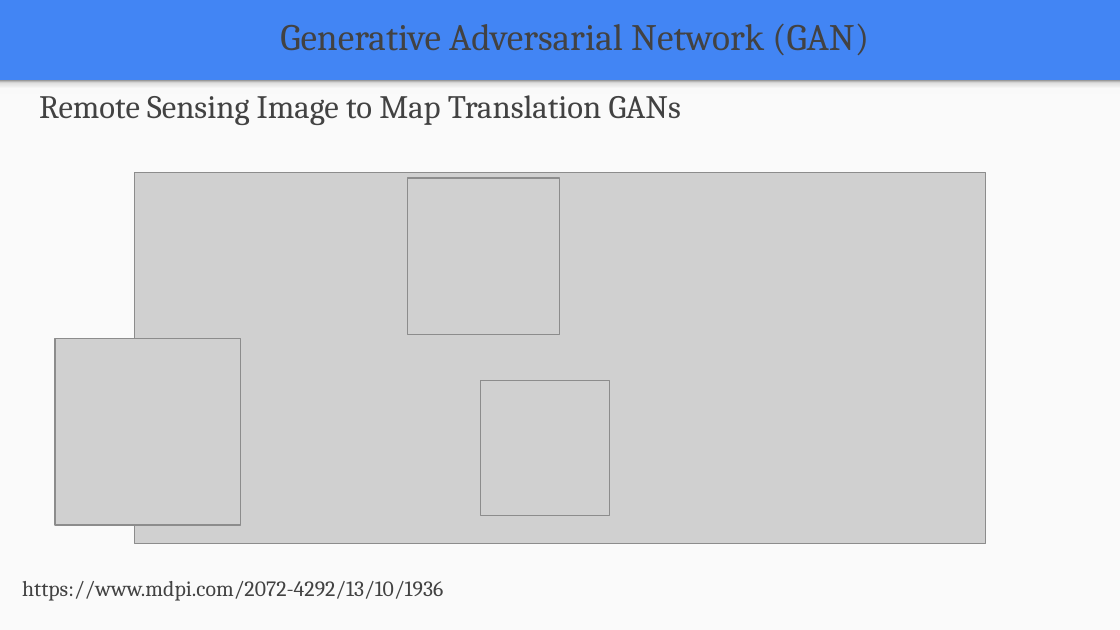
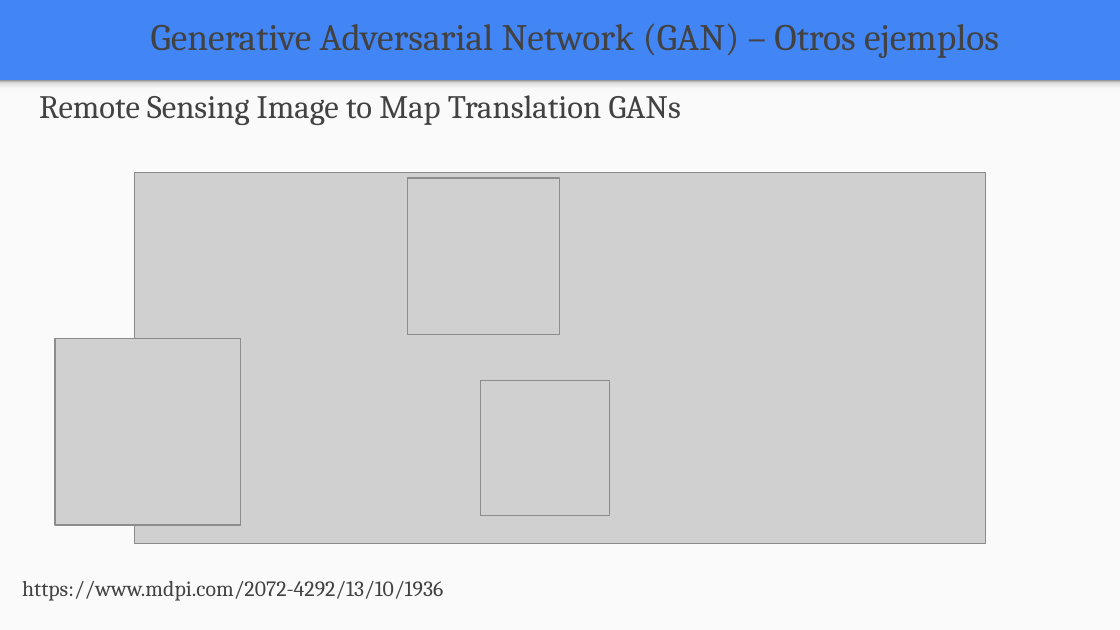
Before and after one commit to FIUBA-Posgrado-Inteligencia-Artificial/aprendizaje_profundo, a slide deck: slide 29 of clase_8/teoria/clase_8.pptx (slide 19 before the commit). Drawn at 1120x630 pixels with LibreOffice and Linux fonts; fonts in the diff are those of the drawing; grey boxes stand for pictures. Boxes give left, top, right and bottom in pixels: in the first picture for what was removed or moved away, otherwise in the second. Text is boxed around its words. In the diff, an @@ line names an element or a change of style, - is before the commit and + after.

```diff
--- a/clase_8/teoria/clase_8.pptx
+++ b/clase_8/teoria/clase_8.pptx
@@ text at bbox=[151, 23, 999, 58]: text changed @@
-Generative Adversarial Network (GAN)
+Generative Adversarial Network (GAN) – Otros ejemplos
```
Also in this commit, not shown: 7 other slides changed, 10 slides added, 3 other files.
